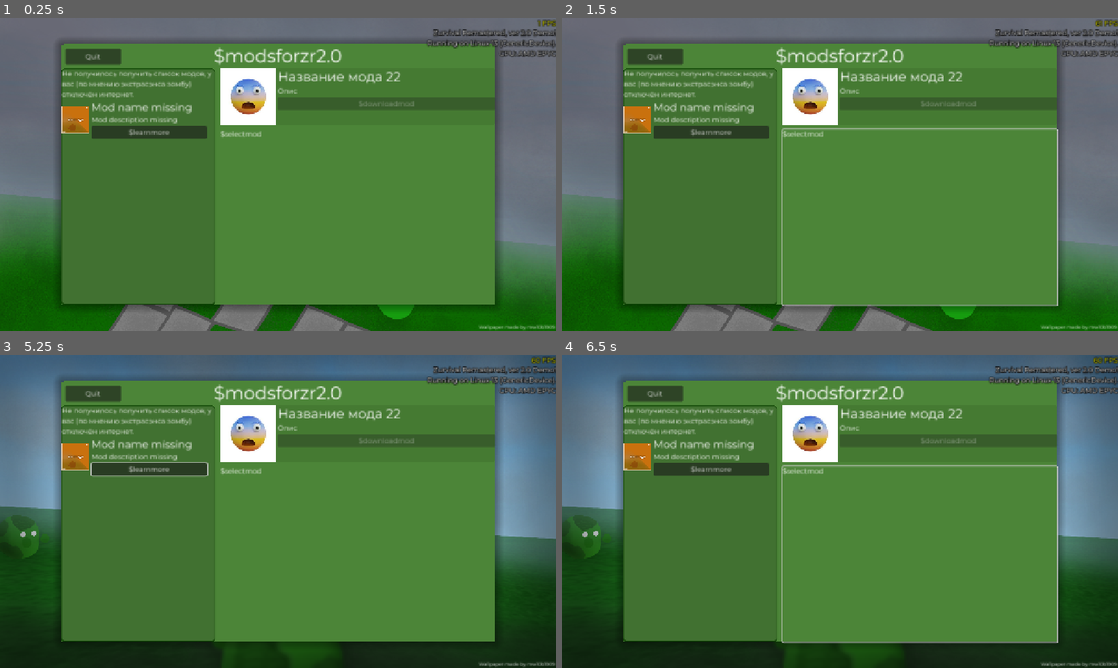
Above: before the commit, frames 1-4 (two rows, left to right).
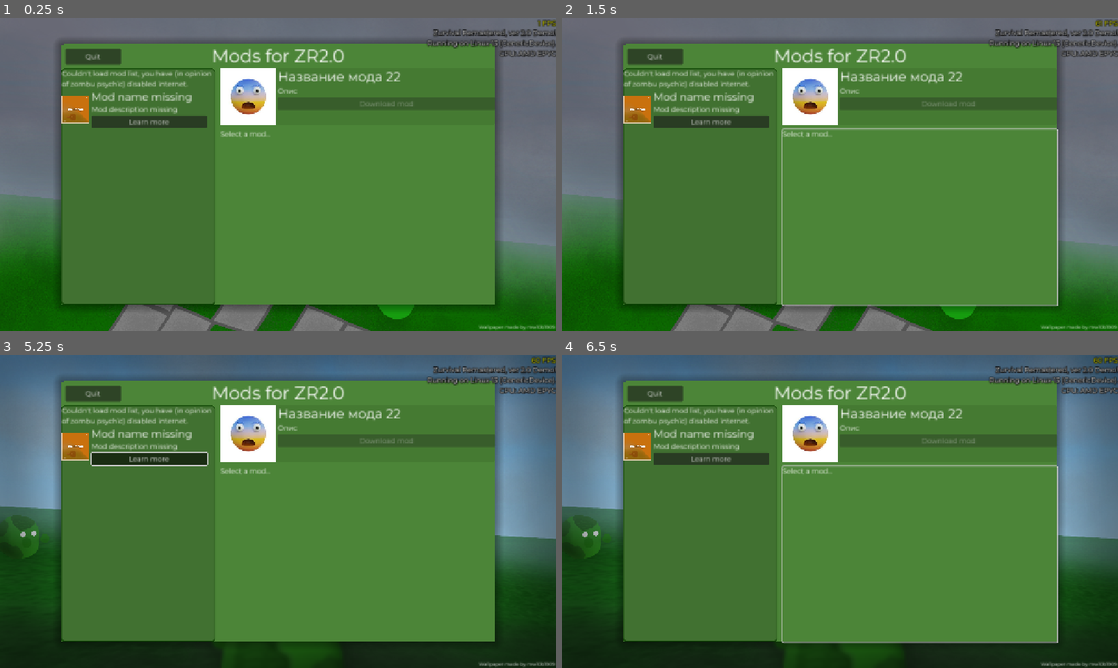
Above: after the commit, the same moments.

Repository: klodskateam/zurvival-remastered
Game: Godot game, scene res://modsinternet.tscn
Same seed, same stepped clock (60 frames per second), same inputs: the game is played once before the commit and once after it. This scene is started directly instead of the project's main scene.
Inputs (mouse positions are in pixels of both pictures, inside the frame that each line leads up to):
- Up to frame 1 (0.25 s): no input
- Up to frame 2 (1.5 s): click "$learnmore" (after the commit: "Learn more") at 0.5 s; tap Enter at 1.25 s; move the mouse to (962, 158) at 1.27 s; hold D (right) from 1.28 s (still down); hold Shift (run) from 1.28 s (still down); click (962, 158) at 1.42 s
- Up to frame 3 (5.25 s): release D (right) at 2 s; release Shift (run) at 2 s; tap Space (reload) at 2, 3.5, 5 s; drag from (166, 527) to (250, 574) at 2.02 s; tap Enter at 2.75, 4.25 s; move the mouse to (333, 442) at 2.77 s; hold D (right) 2.78-3.5 s; hold Shift (run) 2.78-3.5 s; drag from (250, 574) to (111, 464) at 3.52 s; move the mouse to (444, 558) at 4.27 s; hold A (left) 4.28-5 s; hold Shift (run) 4.28-5 s; drag from (111, 464) to (194, 433) at 5.02 s
- Up to frame 4 (6.5 s): move the mouse to (867, 511) at 5.77 s; hold S (down) from 5.78 s (still down); hold Shift (run) from 5.78 s (still down); click (867, 511) at 5.92 s

The runs differ from the first frame. In frame 1, 3.6% of the frame differs, in the area x 11-100%, y 4-39%; in frame 2, 3.6%; in frame 3, 3.7%; in frame 4, 3.6%.
Error in both runs: Invalid access to property or key 'data' on a base object of type 'Nil'. (res://modsinternet.gd:98)

Commit message:
и переводы ещё

Diff:
--- a/Translation/translations.csv
+++ b/Translation/translations.csv
@@ -28,7 +28,7 @@
 $gamemodeselect,Choose an gamemode,Выберите режим,Абярыце рэжым,选择模式,Seleccione el modo,Valitse pelin,Abiarycie režym,🖊 📳
 $standardmodename,Standard mode,Стандартный режим,Стандартны рэжым,标准模式,Modo estándar,Tavallinen peli,Standartny režym,🐩 📳
 $standardmodedesc,Classic gamemode that you know and love.,"Самый стандартный режим, что ещё говорить?","Самы стандартны рэжым, што яшчэ казаць?",最标准的模式，我还能说什么？,"El modo más estándar, ¿qué más decir?",Klassikko! Tavallinen peli.,"Samy standartny režym, što jašče kazać?","🌅 🐩 📳, ⚫️❔ 🙆 💪 👤 💬 ❓"
-$moderror,Mod error!,Ошибка мода!,Памылка мода!,模组错误！,Error de moda!,Mod:isä tapahtui virhe!,Pamylka moda!,👗 ❌ ❗
+$moderror,Mod error!,Ошибка мода!,Памылка мода!,模组错误！,Error de moda!,Modissä tapahtui virhe!,Pamylka moda!,👗 ❌ ❗
 $modnameerror,Mod name missing,Название не установлено,Назва не ўстаноўлена,名称未设置,Nombre no establecido,Nimi ei lisätty,Nazva nie ŭstanoŭliena,📛 🚫 ⚒
 $moddescerror,Mod description missing,Описание не установлено,Апісанне не ўстаноўлена,描述未设置,Descripción no instalada,Seloste ei lisätty,Apisańnie nie ŭstanoŭliena,📛 🚫 ⚒
 $mods,Mods,Моды,Моды,模组,Modas,Modit,Mody,🧟‍♂
@@ -42,3 +42,10 @@
 $notset,Not installed,Не установлено,,未安装,No instalado,Ei asetettu,,🚫 ❎
 $buy,Buy,Купить,,,,Ostaa,,
 $received,Received,Получено,,,,Saatu,,
+$modsforzr2.0,Mods for ZR2.0,Моды для ZR2.0,,,,ZR2.0:n modit,,
+$learnmore,Learn more,Узнать больше,,,,Lisätietoa,,
+$loading,"Loading, please wait...","Загрузка, пожалуйста подождите...",,,,"Ladataan, odota hetki",,
+$errorinternetmods,"Couldn't load mod list, reply code: %s. Please check your internet connection or accessibility of \""kteam.veliona.no\"".","Не получилось получить список модов, код ответа: %s. Проверьте подключение к интернету или доступность адреса \""kteam.veliona.no\"".",,,,"Modinlistaa ei voitu ladata, vastauskoodi: %s. Tarkista sinun internet-yhteytesi tai osoitteen \""kteam.veliona.no\"" saavutettavuus.",,
+$errorinternetmods0,"Couldn't load mod list, you have (in opinion of zombu psychic) disabled internet.","Не получилось получить список модов, у вас (по мнению экстрасэнса зомбу) отключён интернет.",,,,"Modinlistaa ei voitu ladata, sinulla (zombun näkemyksen mukaan) ei ole internet-yhteyttä.",,
+$selectmod,Select a mod...,Выберите мод...,,,,Valitse modin...,,
+$downloadmod,Download mod,Скачать мод,,,,Lataa modin,,
--- a/modsinternet.gd
+++ b/modsinternet.gd
@@ -41,9 +41,9 @@
 			$Panel/HSplitContainer/ScrollContainer/VBoxContainer.add_child(new_mod_item)
 			print(mod)
 	elif response_code == 0:
-		$Panel/HSplitContainer/ScrollContainer/VBoxContainer/Label.text = "Не получилось получить список модов, у вас (по мнению экстрасэнса зомбу) отключён интернет."
+		$Panel/HSplitContainer/ScrollContainer/VBoxContainer/Label.text = tr("$errorinternetmods0")
 	else:
-		$Panel/HSplitContainer/ScrollContainer/VBoxContainer/Label.text = "Не получилось получить список модов, код ответа: %s. Проверьте подключение к интернету или доступность адреса \"kteam.veliona.no\"." % str(response_code)
+		$Panel/HSplitContainer/ScrollContainer/VBoxContainer/Label.text = tr("$errorinternetmods") % str(response_code)
 
 
 
